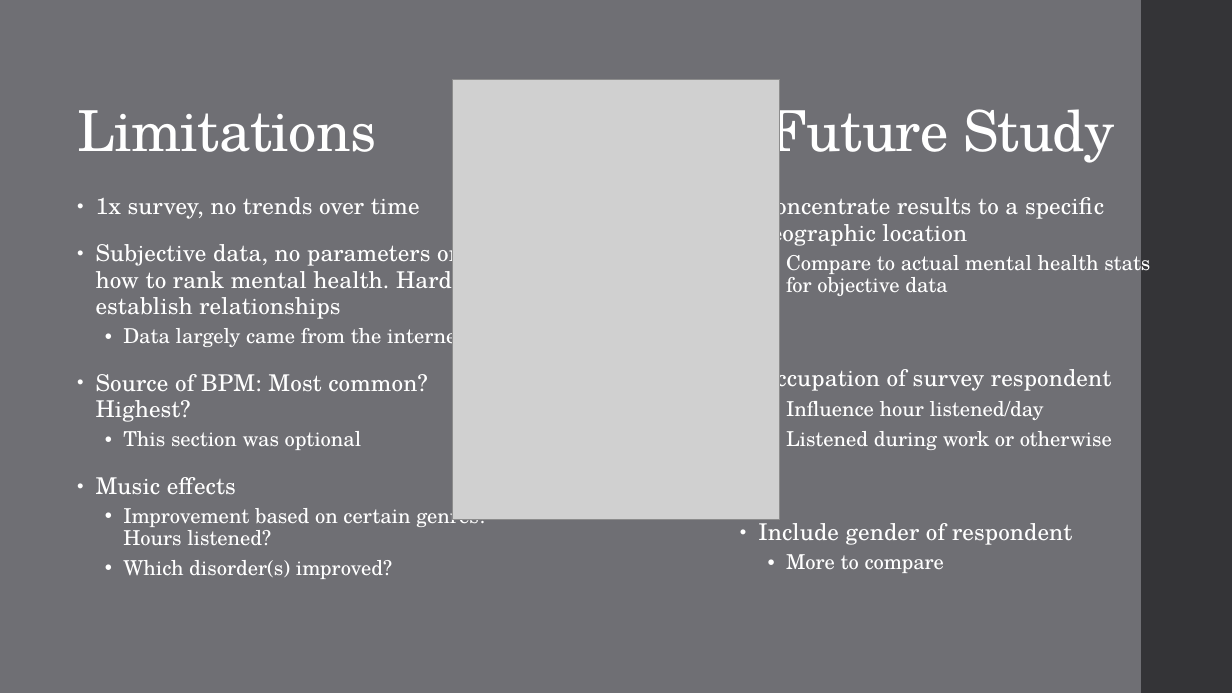
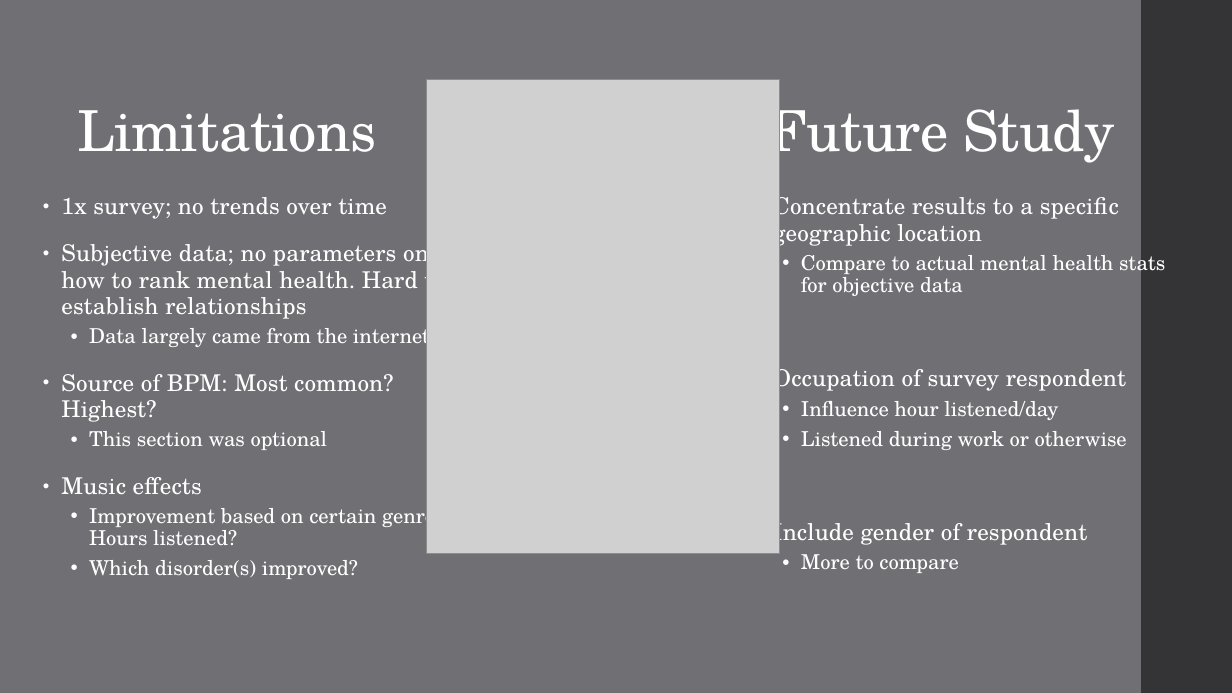
Before and after one commit to TheWizler/project1_group_10, a slide deck: slide 12 of Sarah's_work/Project 1 Presentation.pptx. Drawn at 1232x693 pixels with LibreOffice and Linux fonts; fonts in the diff are those of the drawing; grey boxes stand for pictures. Boxes give left, top, right and bottom in pixels: in the first picture for what was removed or moved away, otherwise in the second. Text is boxed around its words. In the diff, an @@ line names an element or a change of style, - is before the commit and + after.

```diff
--- a/Sarah's_work/Project 1 Presentation.pptx
+++ b/Sarah's_work/Project 1 Presentation.pptx
@@ picture: place and size @@
-picture at [453,79,780,519]
+picture at [427,79,780,554]
@@ text "1x survey; no trends over ...": place and size @@
-text "1x survey; no trends over ..." at [96,197,488,579]
+text "1x survey; no trends over ..." at [61,197,454,579]
@@ text at [61,197,445,319]: text changed @@
-• 1x survey, no trends over time
-• Subjective data, no parameters on how to rank mental health. Hard to establish relationships
+• 1x survey; no trends over time
+• Subjective data; no parameters on how to rank mental health. Hard to establish relationships
@@ text "Concentrate results to a specific ...": place and size @@
-text "Concentrate results to a specific ..." at [758,192,1150,573]
+text "Concentrate results to a specific ..." at [773,192,1165,573]
```
Also in this commit, not shown: 3 other slides changed, 6 other files.
